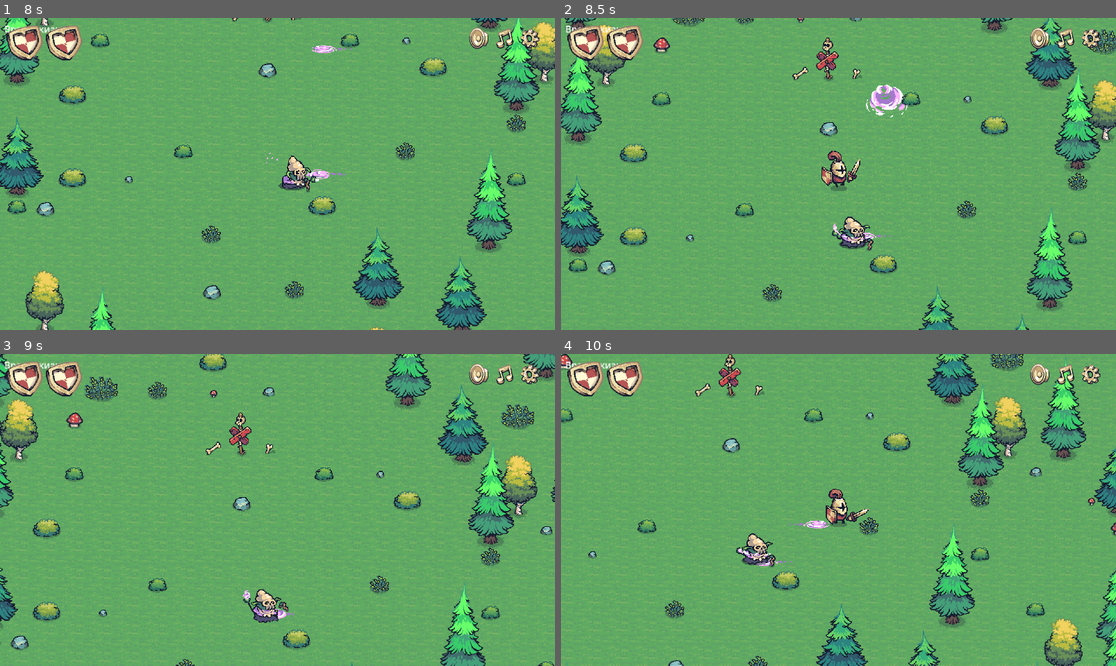
Above: before the commit, frames 1-4 (two rows, left to right).
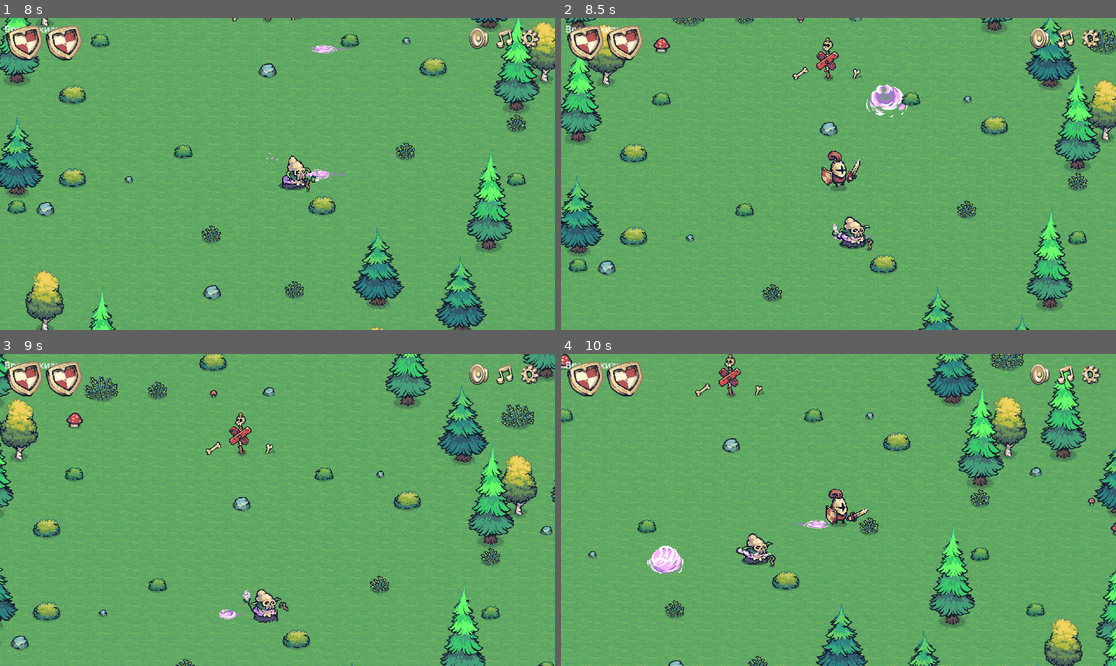
Above: after the commit, the same moments.

Repository: darkicestormteam/Fgame
Game: Godot game, scene res://scenes/mainmenu.tscn
Two runs of this game, one before a commit and one after it. Both use one fixed random seed, a clock stepped at 60 frames per second and the inputs below.
Inputs (mouse positions are in pixels of both pictures, inside the frame that each line leads up to):
- Up to frame 1 (8 s): click "старт" at 0.5 s; click "старт" at 1.25 s; tap Enter (ui_accept) at 2, 2.27, 3.02, 4.52, 5.27, 6.02, 7.52 s; move the mouse to (399, 158) at 2.02 s; hold D (move_right) 2.03-2.78 s; tap Space every 0.75 s from 2.1 to 7.35 s; move the mouse to (166, 189) at 2.77 s; hold S (move_down) 2.78-3.53 s; move the mouse to (333, 105) at 3.52 s; hold D (move_right) 3.53-4.28 s; move the mouse to (249, 236) at 4.27 s; hold W (move_up) 4.28-5.03 s; move the mouse to (444, 220) at 5.02 s; hold A (move_left) 5.03-6.53 s; move the mouse to (111, 127) at 5.77 s; move the mouse to (305, 174) at 6.52 s; hold S (move_down) 6.53-7.28 s; move the mouse to (194, 96) at 7.27 s; hold D (move_right) from 7.28 s (still down)
- Up to frame 2 (8.5 s): move the mouse to (960, 158) at 8.02 s; release D (move_right) at 8.03 s; hold W (move_up) from 8.03 s (still down); tap Space at 8.1 s; tap Enter (ui_accept) at 8.27 s
- Up to frame 3 (9 s): move the mouse to (166, 525) at 8.77 s; release W (move_up) at 8.78 s; hold D (move_right) from 8.78 s (still down); tap Space at 8.85 s
- Up to frame 4 (10 s): tap Enter (ui_accept) at 9.02 s; move the mouse to (894, 441) at 9.52 s; release D (move_right) at 9.53 s; hold S (move_down) from 9.53 s (still down); tap Space at 9.6 s

Frame 1 is identical in both runs. In frame 2, less than 0.1% of the frame differs, in the area x 49-60%, y 68-72%; in frame 3, 0.1%; in frame 4, 0.5%, in the area x 15-42%, y 61-71%.

Commit message:
update branch

Diff:
--- a/scenes/enemy/boom.tscn
+++ b/scenes/enemy/boom.tscn
@@ -108,8 +108,8 @@
 radius = 40.1123
 
 [node name="Boom" type="CharacterBody2D"]
-collision_layer = 2
-collision_mask = 4
+collision_layer = 4
+collision_mask = 2
 script = ExtResource("1_2ip8m")
 speed = 150.0
 spawn_offset = 95.0
@@ -130,8 +130,8 @@
 shape = SubResource("CircleShape2D_s32ju")
 
 [node name="damage_zone" type="Area2D" parent="."]
-collision_layer = 2
-collision_mask = 4
+collision_layer = 4
+collision_mask = 2
 
 [node name="CollisionShape2D" type="CollisionShape2D" parent="damage_zone"]
 shape = SubResource("CircleShape2D_6qn06")
Not shown, changed: .gitignore
